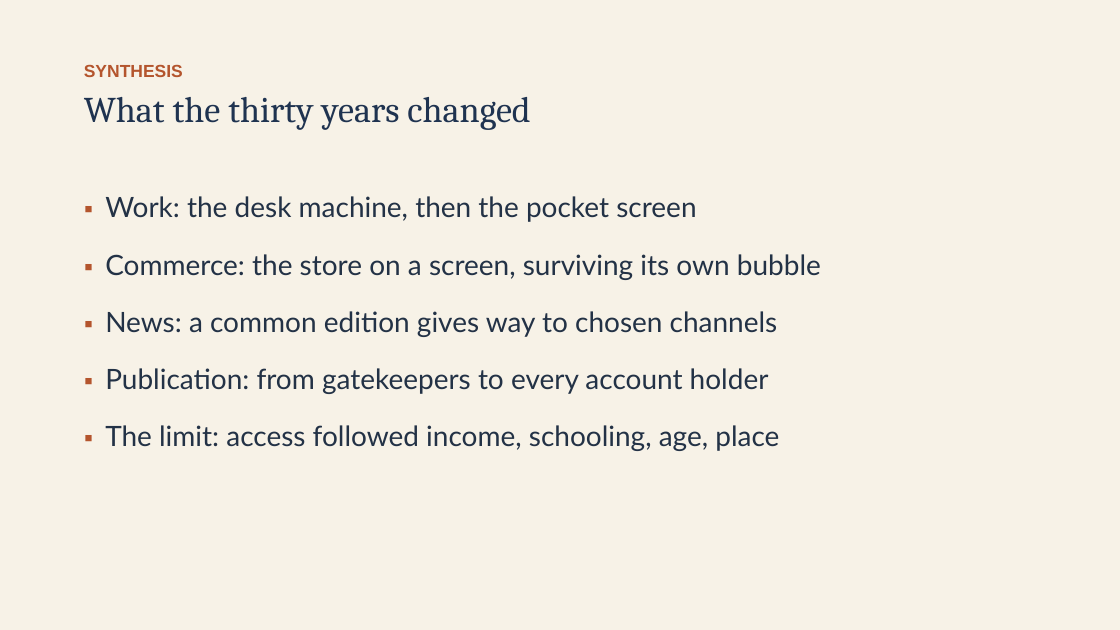
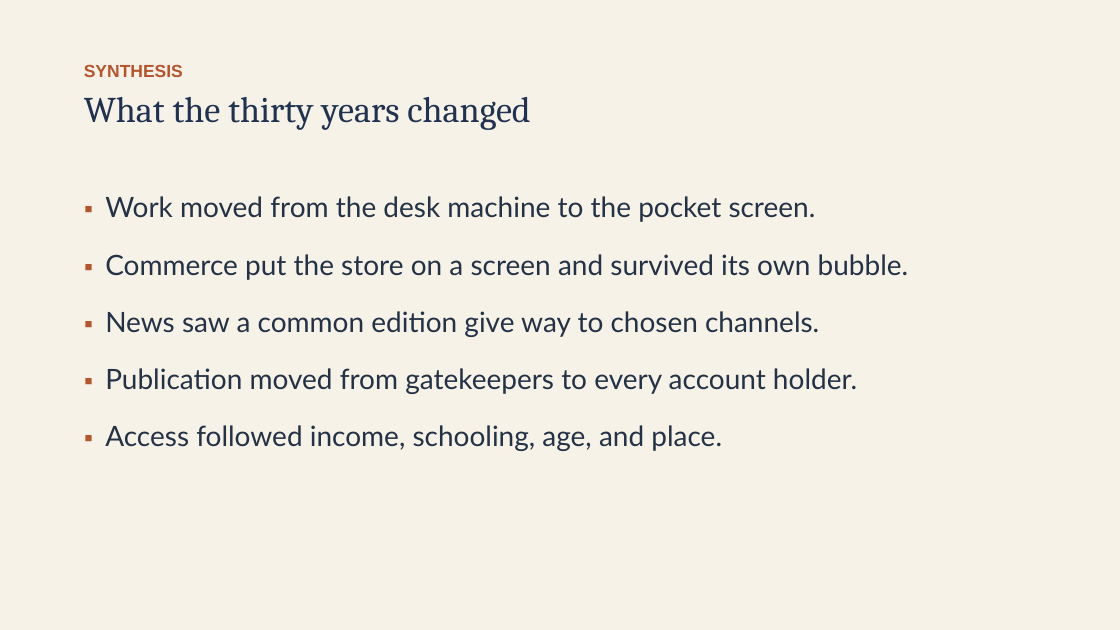
Before and after one commit to ab17gthb/humanities-curriculum-group, a slide deck: slide 24 of modern-america/lesson-04/lesson-04-slides.pptx. Drawn at 1120x630 pixels with LibreOffice and Linux fonts; fonts in the diff are those of the drawing. Boxes give left, top, right and bottom in pixels: in the first picture for what was removed or moved away, otherwise in the second. Text is boxed around its words. In the diff, an @@ line names an element or a change of style, - is before the commit and + after.

```diff
--- a/modern-america/lesson-04/lesson-04-slides.pptx
+++ b/modern-america/lesson-04/lesson-04-slides.pptx
@@ text at [105,196,909,451]: text changed @@
-▪ Work: the desk machine, then the pocket screen
-▪ Commerce: the store on a screen, surviving its own bubble
-▪ News: a common edition gives way to chosen channels
-▪ Publication: from gatekeepers to every account holder
-▪ The limit: access followed income, schooling, age, place
+▪ Work moved from the desk machine to the pocket screen.
+▪ Commerce put the store on a screen and survived its own bubble.
+▪ News saw a common edition give way to chosen channels.
+▪ Publication moved from gatekeepers to every account holder.
+▪ Access followed income, schooling, age, and place.
```
Also in this commit, not shown: 8 other slides changed, 6 other files.
